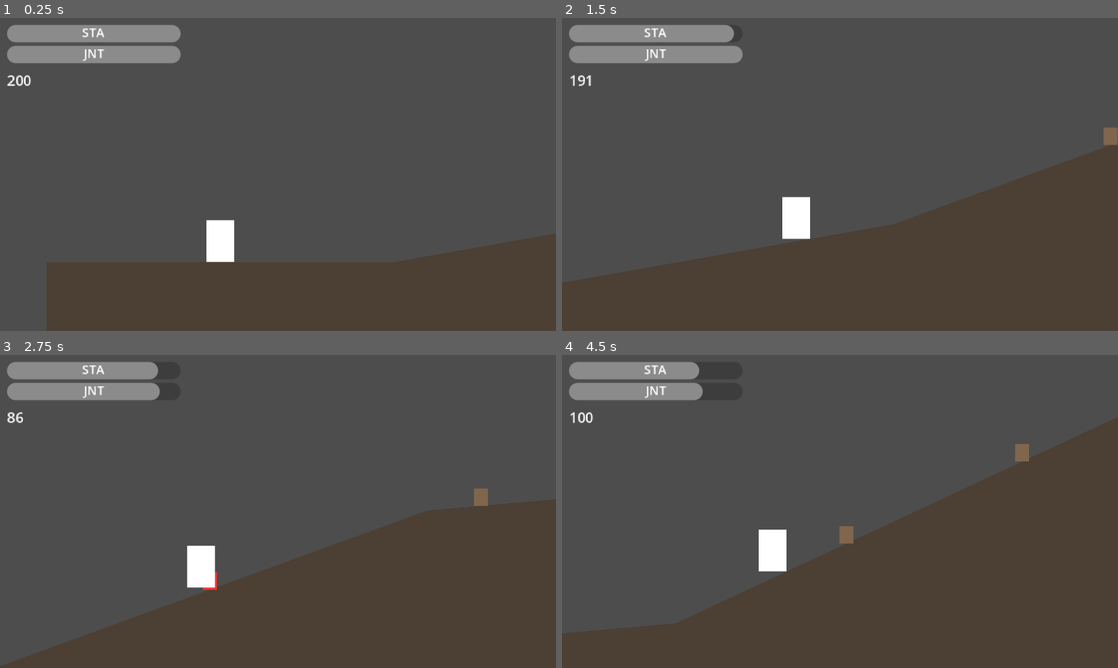
Above: before the commit, frames 1-4 (two rows, left to right).
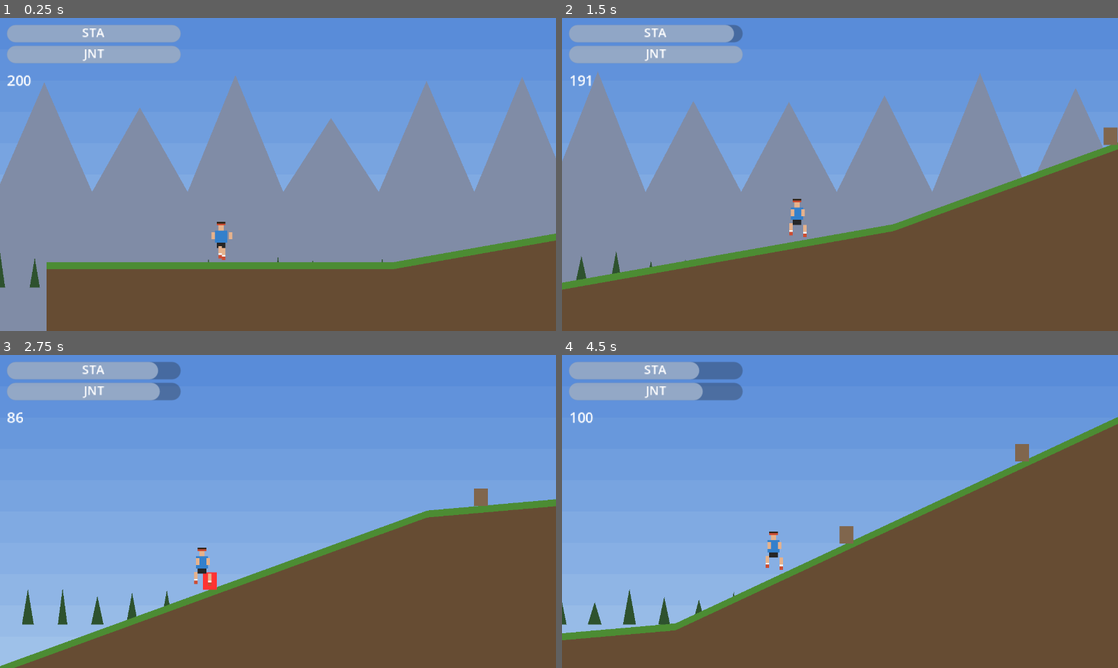
Above: after the commit, the same moments.

Repository: renatmannanov/ayda_run_game
Game: Godot game, scene res://scenes/main.tscn
Same seed, same stepped clock (60 frames per second), same inputs: the game is played once before the commit and once after it.
Inputs:
- Up to frame 1 (0.25 s): no input
- Up to frame 2 (1.5 s): tap Space (jump) at 0.6, 0.77, 1.07 s; tap Shift (boost) at 1.35 s
- Up to frame 3 (2.75 s): tap Space (jump) at 1.52, 1.55, 1.82, 2.1 s; hold S (brake) from 2.03 s (still down)
- Up to frame 4 (4.5 s): release S (brake) at 2.78 s; tap Shift (boost) at 2.85, 4.35 s; tap Space (jump) at 3.02, 3.05, 3.32, 3.6, 3.77, 4.07 s; hold S (brake) from 4.28 s (still down)

The runs differ from the first frame. In frame 1, 100% of the frame differs, in the area x 0-100%, y 0-100%; in frame 2, 100%; in frame 3, 100%; in frame 4, 100%.

Commit message:
Add pixel art visuals — runner sprite, parallax mountains, grass terrain
- PlayerSprite: animated pixel runner with run/jump/dead states
- ParallaxBG: sky gradient + 3 mountain layers + tree silhouettes
- Terrain: grass layer on top of dirt
- All generated by code, no external assets

Co-Authored-By: Claude Opus 4.6 (1M context) <noreply@anthropic.com>

Diff:
--- a/scenes/main.tscn
+++ b/scenes/main.tscn
@@ -7,9 +7,13 @@
 [ext_resource type="PackedScene" path="res://scenes/ui/DeathScreen.tscn" id="5_death"]
 [ext_resource type="PackedScene" path="res://scenes/obstacles/Obstacle.tscn" id="6_obstacle"]
 [ext_resource type="PackedScene" path="res://scenes/level/FinishZone.tscn" id="7_finish"]
+[ext_resource type="Script" path="res://scripts/level/parallax_background.gd" id="8_parallax"]
 
 [node name="Main" type="Node2D"]
 script = ExtResource("4_main")
+
+[node name="ParallaxBG" type="CanvasLayer" parent="."]
+script = ExtResource("8_parallax")
 
 [node name="Terrain" type="Node2D" parent="."]
 position = Vector2(0, 160)
--- a/scenes/player/Player.tscn
+++ b/scenes/player/Player.tscn
@@ -1,9 +1,10 @@
-[gd_scene load_steps=6 format=3 uid="uid://b1player0001"]
+[gd_scene load_steps=7 format=3 uid="uid://b1player0001"]
 
 [ext_resource type="Script" path="res://scripts/player/player.gd" id="1_player"]
 [ext_resource type="Script" path="res://scripts/player/movement_controller.gd" id="2_movement"]
 [ext_resource type="Script" path="res://scripts/player/stamina_system.gd" id="3_stamina"]
 [ext_resource type="Script" path="res://scripts/player/joints_system.gd" id="4_joints"]
+[ext_resource type="Script" path="res://scripts/player/player_sprite.gd" id="5_sprite"]
 
 [sub_resource type="RectangleShape2D" id="RectangleShape2D_col"]
 size = Vector2(16, 24)
@@ -28,6 +29,9 @@
 position = Vector2(0, -10)
 shape = SubResource("RectangleShape2D_hitbox")
 
+[node name="PlayerSprite" type="Node2D" parent="."]
+script = ExtResource("5_sprite")
+
 [node name="MovementController" type="Node" parent="."]
 script = ExtResource("2_movement")
 
--- /dev/null
+++ b/scripts/level/parallax_background.gd
@@ -0,0 +1,131 @@
+# parallax_background.gd
+# Параллакс-фон на CanvasLayer — никакого дрыгания
+# Рисует небо + 3 слоя гор + деревья. Всё кодом.
+class_name ParallaxBG
+extends CanvasLayer
+
+# Рисуем через Control чтобы покрыть весь экран
+var _canvas: Control = null
+var _camera: Camera2D = null
+
+const SCREEN_W: float = 320.0
+const SCREEN_H: float = 180.0
+
+# Небо
+const SKY_TOP := Color(0.35, 0.55, 0.85)
+const SKY_BOTTOM := Color(0.65, 0.78, 0.92)
+
+# Горы — 3 слоя
+const MOUNTAIN_COLORS: Array[Color] = [
+	Color(0.5, 0.55, 0.65),    # дальние — бледные
+	Color(0.38, 0.45, 0.55),   # средние
+	Color(0.28, 0.35, 0.45),   # ближние — тёмные
+]
+const MOUNTAIN_PARALLAX: Array[float] = [0.02, 0.06, 0.12]
+const MOUNTAIN_BASE_Y: Array[float] = [100.0, 120.0, 145.0]
+const MOUNTAIN_HEIGHT: Array[float] = [70.0, 55.0, 40.0]
+
+# Деревья
+const TREE_COLOR := Color(0.18, 0.32, 0.18)
+const TREE_PARALLAX: float = 0.2
+const TREE_BASE_Y: float = 155.0
+
+
+func _ready() -> void:
+	# Ставим слой ниже всего
+	layer = -10
+	# Control для рисования на весь экран
+	_canvas = Control.new()
+	_canvas.set_anchors_preset(Control.PRESET_FULL_RECT)
+	_canvas.size = Vector2(SCREEN_W, SCREEN_H)
+	add_child(_canvas)
+	_canvas.draw.connect(_on_draw)
+
+
+func _process(_delta: float) -> void:
+	if _camera == null:
+		_camera = get_viewport().get_camera_2d()
+	_canvas.queue_redraw()
+
+
+func _on_draw() -> void:
+	if _camera == null:
+		return
+	var cam_x: float = _camera.global_position.x
+
+	# --- Небо на весь экран ---
+	_draw_sky()
+
+	# --- Горы ---
+	for i in range(3):
+		_draw_mountains(i, cam_x)
+
+	# --- Деревья ---
+	_draw_trees(cam_x)
+
+
+func _draw_sky() -> void:
+	var strips: int = 10
+	var strip_h: float = SCREEN_H / strips
+	for i in range(strips):
+		var t: float = float(i) / float(strips)
+		var color: Color = SKY_TOP.lerp(SKY_BOTTOM, t)
+		_canvas.draw_rect(Rect2(0, i * strip_h, SCREEN_W, strip_h + 1), color)
+
+
+func _draw_mountains(layer_idx: int, cam_x: float) -> void:
+	var color: Color = MOUNTAIN_COLORS[layer_idx]
+	var parallax: float = MOUNTAIN_PARALLAX[layer_idx]
+	var base_y: float = MOUNTAIN_BASE_Y[layer_idx]
+	var height: float = MOUNTAIN_HEIGHT[layer_idx]
+
+	var offset_x: float = cam_x * parallax
+	var spacing: float = 55.0 + layer_idx * 15.0
+
+	# Начинаем за экраном слева
+	var start_x: float = -fmod(offset_x, spacing) - spacing
+
+	var points := PackedVector2Array()
+	points.append(Vector2(-10, base_y))
+
+	var x: float = start_x
+	while x < SCREEN_W + spacing * 2:
+		var h: float = height * (0.6 + 0.4 * _hash(x + layer_idx * 500.0))
+		points.append(Vector2(x, base_y))
+		points.append(Vector2(x + spacing * 0.5, base_y - h))
+		points.append(Vector2(x + spacing, base_y))
+		x += spacing
+
+	points.append(Vector2(SCREEN_W + 10, base_y))
+	# Замыкаем снизу
+	points.append(Vector2(SCREEN_W + 10, SCREEN_H))
+	points.append(Vector2(-10, SCREEN_H))
+
+	if points.size() >= 3:
+		_canvas.draw_colored_polygon(points, color)
+
+
+func _draw_trees(cam_x: float) -> void:
+	var offset_x: float = cam_x * TREE_PARALLAX
+	var spacing: float = 20.0
+	var start_x: float = -fmod(offset_x, spacing) - spacing
+
+	var x: float = start_x
+	while x < SCREEN_W + spacing * 2:
+		var h: float = 12.0 + 10.0 * _hash(x * 3.1)
+		var w: float = 5.0 + 3.0 * _hash(x * 7.3)
+
+		# Ёлка-треугольник
+		var tree := PackedVector2Array()
+		tree.append(Vector2(x, TREE_BASE_Y))
+		tree.append(Vector2(x - w / 2.0, TREE_BASE_Y))
+		tree.append(Vector2(x, TREE_BASE_Y - h))
+		tree.append(Vector2(x + w / 2.0, TREE_BASE_Y))
+		_canvas.draw_colored_polygon(tree, TREE_COLOR)
+
+		x += spacing
+
+
+## Стабильный хеш от float — одни горы всегда одинаковые
+func _hash(x: float) -> float:
+	return fmod(abs(sin(x * 12.9898 + 78.233) * 43758.5453), 1.0)
--- a/scripts/level/terrain_generator.gd
+++ b/scripts/level/terrain_generator.gd
@@ -28,8 +28,11 @@
 # Глубина земли вниз от поверхности (для визуала)
 const GROUND_DEPTH: float = 200.0
 
-# Цвет земли
-const GROUND_COLOR: Color = Color(0.3, 0.25, 0.2, 1.0)
+# Цвета земли (слои)
+const GRASS_COLOR := Color(0.3, 0.55, 0.2)      # трава
+const DIRT_COLOR := Color(0.4, 0.3, 0.2)          # земля
+const ROCK_COLOR := Color(0.35, 0.33, 0.3)        # камень
+const GRASS_THICKNESS: float = 4.0                 # толщина слоя травы
 
 ## Сцена препятствия
 @export var obstacle_scene: PackedScene
@@ -86,11 +89,23 @@
 	col_shape.polygon = collision_points
 	body.add_child(col_shape)
 
-	# Визуал — Polygon2D
-	var visual := Polygon2D.new()
-	visual.polygon = collision_points
-	visual.color = GROUND_COLOR
-	body.add_child(visual)
+	# Визуал — земля (основной полигон)
+	var dirt_visual := Polygon2D.new()
+	dirt_visual.polygon = collision_points
+	dirt_visual.color = DIRT_COLOR
+	body.add_child(dirt_visual)
+
+	# Визуал — трава (тонкая полоска по поверхности)
+	var grass_points := PackedVector2Array()
+	for point in _surface_points:
+		grass_points.append(point)
+	# Обратный проход чуть ниже
+	for i in range(_surface_points.size() - 1, -1, -1):
+		grass_points.append(_surface_points[i] + Vector2(0, GRASS_THICKNESS))
+	var grass_visual := Polygon2D.new()
+	grass_visual.polygon = grass_points
+	grass_visual.color = GRASS_COLOR
+	body.add_child(grass_visual)
 
 
 ## Раскидываем препятствия по поверхности
--- a/scripts/player/player.gd
+++ b/scripts/player/player.gd
@@ -8,6 +8,7 @@
 @onready var _stamina: Node = $StaminaSystem
 @onready var _joints: Node = $JointsSystem
 @onready var _hitbox: Area2D = $HitboxArea
+@onready var _sprite: Node2D = $PlayerSprite
 
 var _is_dead: bool = false
 # HUD — подключается из main.gd через set_hud()
@@ -29,6 +30,9 @@
 		return
 	_stamina.update(_delta, _movement.current_slope_deg, _movement.is_boosting)
 	_joints.update(_delta, _movement.current_slope_deg, _movement.current_speed, _movement.is_braking)
+	# Обновляем спрайт
+	_sprite.set_jumping(not is_on_floor())
+	_sprite.set_run_speed(_movement.current_speed)
 
 
 ## Подключить HUD снаружи
@@ -61,6 +65,7 @@
 		return
 	_is_dead = true
 	_movement.set_physics_process(false)
+	_sprite.set_dead(true)
 	player_died.emit("Закислился")
 
 
@@ -69,6 +74,7 @@
 		return
 	_is_dead = true
 	_movement.set_physics_process(false)
+	_sprite.set_dead(true)
 	player_died.emit("Травма колена")
 
 
@@ -85,8 +91,3 @@
 func _on_speed_changed(speed: float) -> void:
 	if _hud:
 		_hud.update_speed(speed)
-
-
-# Белый прямоугольник как placeholder
-func _draw() -> void:
-	draw_rect(Rect2(-8, -24, 16, 24), Color.WHITE)
--- /dev/null
+++ b/scripts/player/player_sprite.gd
@@ -0,0 +1,141 @@
+# player_sprite.gd
+# Пиксельный бегун — рисуется кодом, анимация из кадров
+class_name PlayerSprite
+extends Node2D
+
+# Цвета
+const COLOR_SKIN := Color(0.9, 0.7, 0.55)
+const COLOR_HAIR := Color(0.2, 0.15, 0.1)
+const COLOR_SHIRT := Color(0.2, 0.5, 0.8)
+const COLOR_SHORTS := Color(0.15, 0.15, 0.15)
+const COLOR_SHOES := Color(0.8, 0.3, 0.2)
+const COLOR_SOCK := Color(0.95, 0.95, 0.95)
+
+# Кадры анимации бега — позиции ног (offset_x, offset_y для каждой ноги)
+# Каждый кадр: [left_foot_x, left_foot_y, right_foot_x, right_foot_y, arm_phase]
+const RUN_FRAMES := [
+	[1, 0, -1, 0, 0],    # нейтральная
+	[3, 0, -2, 1, 1],    # левая вперёд
+	[1, 0, -1, 0, 2],    # нейтральная (проход)
+	[-2, 1, 3, 0, 3],    # правая вперёд
+]
+
+var _frame: int = 0
+var _frame_timer: float = 0.0
+var _is_jumping: bool = false
+var _is_dead: bool = false
+
+## Скорость анимации зависит от скорости бега
+var animation_speed: float = 8.0
+
+
+func _process(delta: float) -> void:
+	if _is_dead:
+		return
+	_frame_timer += delta * animation_speed
+	if _frame_timer >= 1.0:
+		_frame_timer -= 1.0
+		_frame = (_frame + 1) % RUN_FRAMES.size()
+	queue_redraw()
+
+
+func set_jumping(jumping: bool) -> void:
+	_is_jumping = jumping
+
+
+func set_dead(dead: bool) -> void:
+	_is_dead = dead
+	queue_redraw()
+
+
+func set_run_speed(speed: float) -> void:
+	# Быстрее бежит — быстрее ноги мельтешат
+	animation_speed = clampf(speed / 25.0, 4.0, 16.0)
+
+
+func _draw() -> void:
+	if _is_dead:
+		_draw_dead()
+		return
+	if _is_jumping:
+		_draw_jump()
+		return
+	_draw_run()
+
+
+func _draw_run() -> void:
+	var f: Array = RUN_FRAMES[_frame]
+	var lf_x: int = f[0]  # left foot offset x
+	var lf_y: int = f[1]  # left foot offset y
+	var rf_x: int = f[2]  # right foot offset x
+	var rf_y: int = f[3]  # right foot offset y
+	var arm: int = f[4]   # arm phase
+
+	# --- Голова ---
+	# Волосы
+	_px(-2, -23, 5, 2, COLOR_HAIR)
+	# Лицо
+	_px(-1, -21, 3, 3, COLOR_SKIN)
+	# Повязка на лоб
+	_px(-2, -22, 5, 1, COLOR_SHOES)
+
+	# --- Тело (футболка) ---
+	_px(-3, -18, 7, 7, COLOR_SHIRT)
+
+	# --- Руки (двигаются в противофазе ногам) ---
+	var la_x: int = -1 if arm < 2 else 1
+	var ra_x: int = 1 if arm < 2 else -1
+	_px(-4 + la_x, -17, 2, 4, COLOR_SKIN)  # левая рука
+	_px(4 + ra_x, -17, 2, 4, COLOR_SKIN)   # правая рука
+
+	# --- Шорты ---
+	_px(-2, -11, 5, 3, COLOR_SHORTS)
+
+	# --- Ноги ---
+	# Левая нога
+	_px(-2 + lf_x, -8 - lf_y, 2, 4, COLOR_SKIN)
+	_px(-2 + lf_x, -4 - lf_y, 2, 1, COLOR_SOCK)
+	_px(-2 + lf_x, -3 - lf_y, 2, 2, COLOR_SHOES)
+
+	# Правая нога
+	_px(1 + rf_x, -8 - rf_y, 2, 4, COLOR_SKIN)
+	_px(1 + rf_x, -4 - rf_y, 2, 1, COLOR_SOCK)
+	_px(1 + rf_x, -3 - rf_y, 2, 2, COLOR_SHOES)
+
+
+func _draw_jump() -> void:
+	# Ноги подняты, руки вверх
+	# Голова
+	_px(-2, -23, 5, 2, COLOR_HAIR)
+	_px(-1, -21, 3, 3, COLOR_SKIN)
+	_px(-2, -22, 5, 1, COLOR_SHOES)
+	# Тело
+	_px(-3, -18, 7, 7, COLOR_SHIRT)
+	# Руки вверх
+	_px(-5, -20, 2, 3, COLOR_SKIN)
+	_px(5, -20, 2, 3, COLOR_SKIN)
+	# Шорты
+	_px(-2, -11, 5, 3, COLOR_SHORTS)
+	# Ноги согнуты (подняты)
+	_px(-2, -8, 2, 3, COLOR_SKIN)
+	_px(1, -8, 2, 3, COLOR_SKIN)
+	_px(-3, -5, 2, 2, COLOR_SHOES)
+	_px(2, -5, 2, 2, COLOR_SHOES)
+
+
+func _draw_dead() -> void:
+	# Лежит на боку
+	# Тело горизонтально
+	_px(-8, -4, 14, 5, COLOR_SHIRT)
+	# Голова
+	_px(-10, -6, 3, 3, COLOR_SKIN)
+	_px(-11, -7, 4, 2, COLOR_HAIR)
+	# Ноги
+	_px(5, -2, 5, 2, COLOR_SHORTS)
+	_px(9, -2, 3, 2, COLOR_SKIN)
+	_px(11, -2, 2, 2, COLOR_SHOES)
+
+
+## Рисуем прямоугольник в пиксельных координатах
+func _px(x: int, y: int, w: int, h: int, color: Color) -> void:
+	draw_rect(Rect2(x, y, w, h), color)
Not shown: 1 places in scenes/main.tscn that only renumber resources
Not shown, added: scripts/level/parallax_background.gd.uid
Not shown, added: scripts/player/player_sprite.gd.uid
